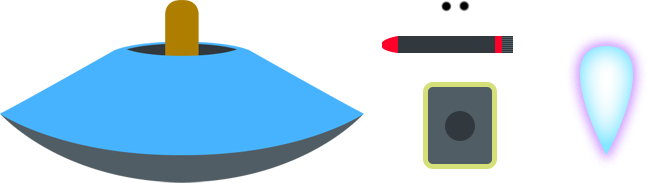
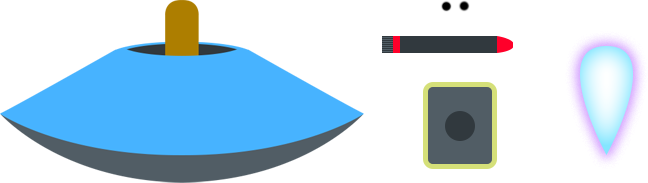
Layered file, before and after one edit (w=648, h=183). Changes by layer:
painted on "rocket" over bbox(382, 36, 513, 53)
